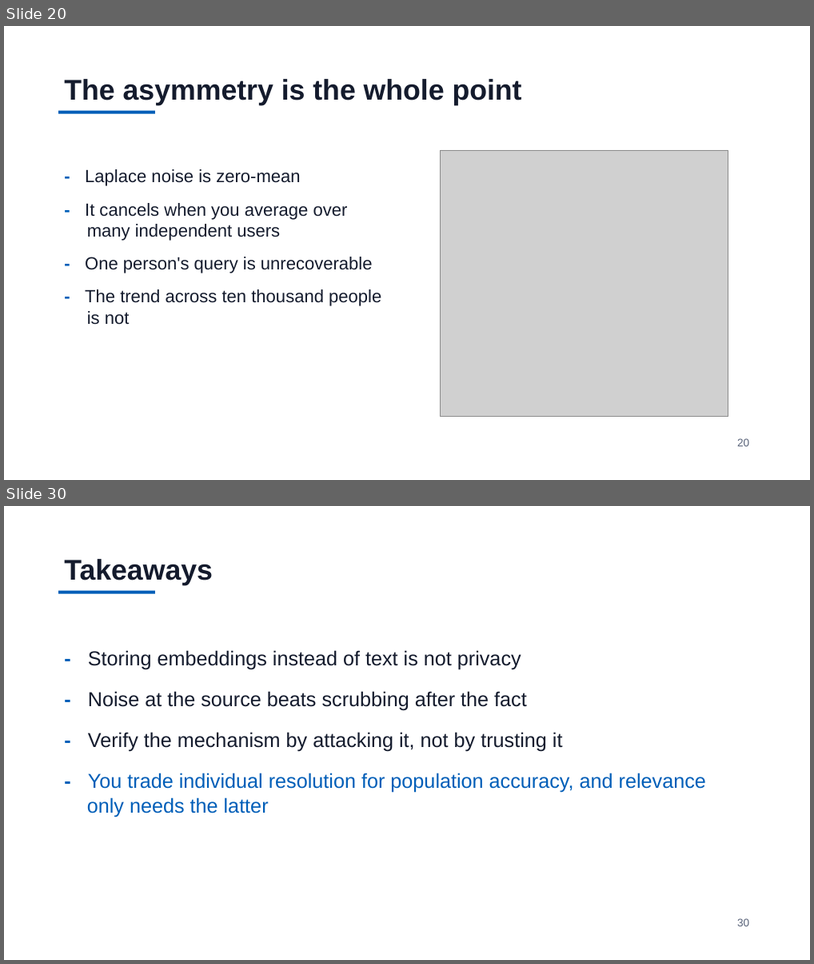
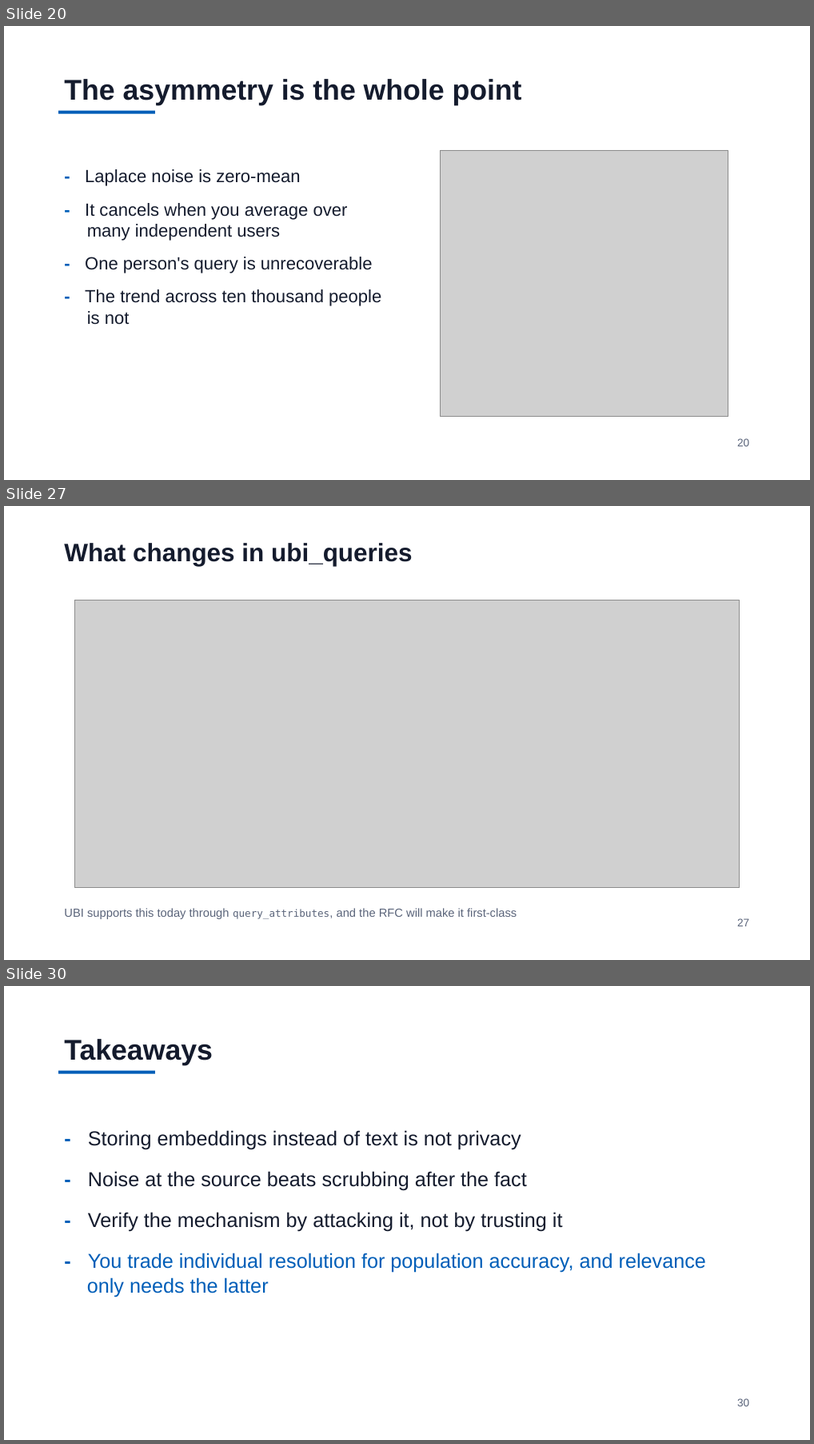
Before and after one commit to jzonthemtn/ldp-for-search, a slide deck: ldp_for_search_slides.pptx. Shown one above the other, each under a label of ours: slides 20 and 30 before the commit, slides 20, 27 and 30 after it; the slides between them are not shown. The pictures are 814x964 and 814x1444 pixels, drawn with LibreOffice and Linux fonts; fonts in the diff are those of the drawing; grey boxes stand for pictures. Boxes give left, top, right and bottom in pixels: in the first picture for what was removed or moved away, otherwise in the second. Text is boxed around its words. In the diff, an @@ line names an element or a change of style, - is before the commit and + after.

```diff
--- a/ldp_for_search_slides.pptx
+++ b/ldp_for_search_slides.pptx
@@ slide 27 added at (4, 506, 810, 960), background #FFFFFF @@
@@ text added at (64, 543, 413, 566), 30 pt, text #141B2D, bold @@
+What changes in ubi_queries
@@ picture added at (74, 600, 740, 887) @@
@@ text added at (64, 908, 517, 919), 14 pt, text #5A647A @@
+UBI supports this today through query_attributes, and the RFC will make it first-class
@@ text added at (738, 918, 750, 926), 13 pt, text #5A647A @@
+27
```
Also in this commit, not shown: 10 slides changed, 1 other slide added, 2 slides removed, 8 other files.
